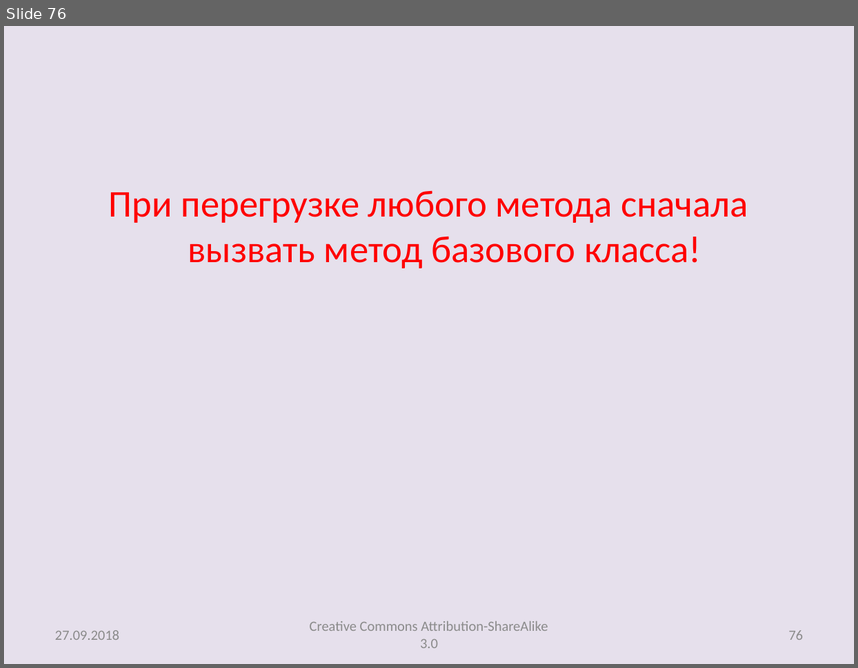
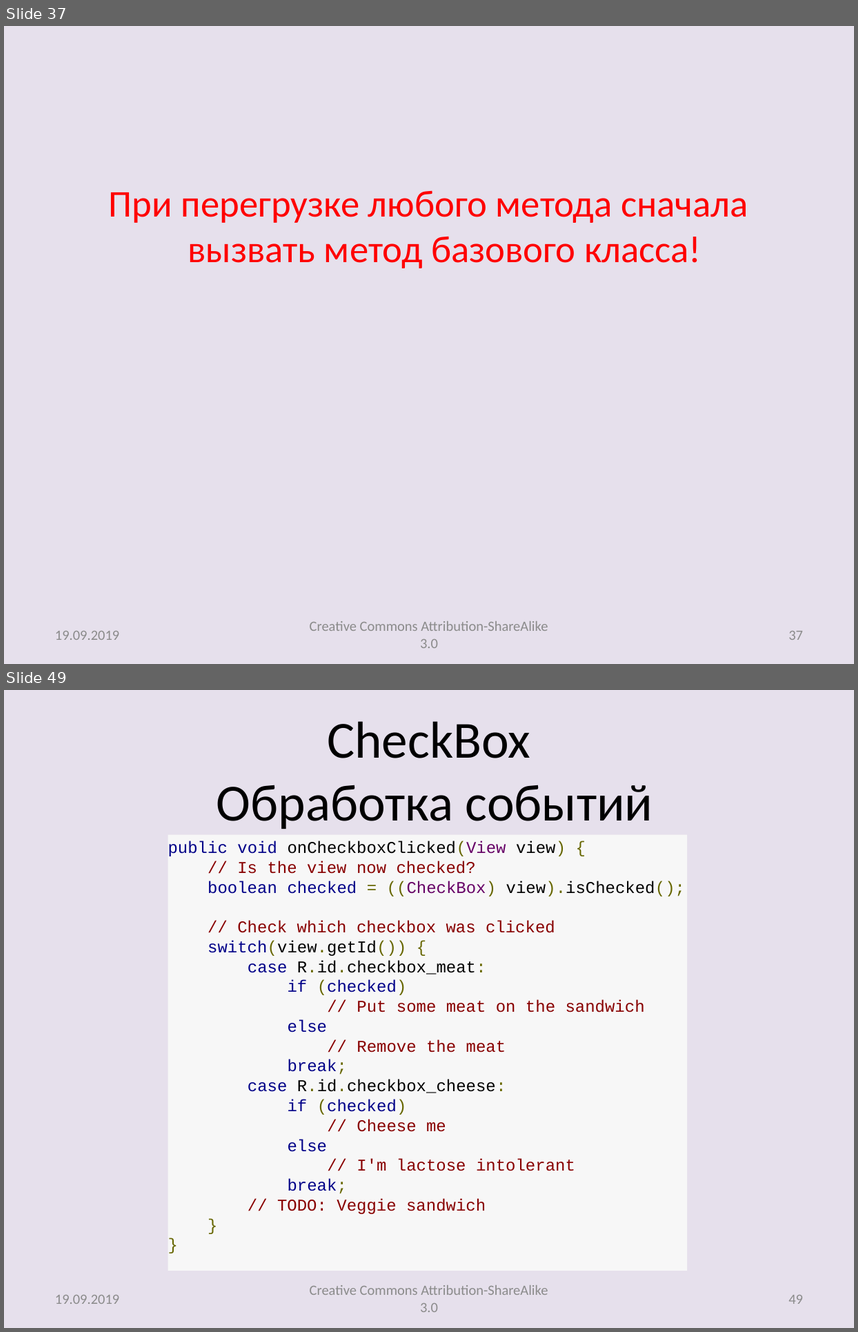
Before and after one commit to andrei-kuznetsov/android-lectures, a slide deck: lectures/Lecture003_AltRes_Activity.pptx. Shown one above the other, each under a label of ours: slide 76 before the commit, slides 37 and 49 after it; the slides between them are not shown. The pictures are 858x668 and 858x1332 pixels, drawn with LibreOffice and Linux fonts; fonts in the diff are those of the drawing. Boxes give left, top, right and bottom in pixels: in the first picture for what was removed or moved away, otherwise in the second. Text is boxed around its words. In the diff, an @@ line names an element or a change of style, - is before the commit and + after.

```diff
--- a/lectures/Lecture003_AltRes_Activity.pptx
+++ b/lectures/Lecture003_AltRes_Activity.pptx
@@ slide 49 added at [4, 690, 854, 1328], background #E6E0EC @@
@@ title added at [217, 721, 653, 829], 44 pt, text #000000 @@
+CheckBox
+Обработка событий
@@ rectangle added at [168, 834, 688, 1270], fill #F7F7F7, 14 pt, text #880000 @@
+public void onCheckboxClicked(View view) {
+// Is the view now checked?
+boolean checked = ((CheckBox) view).isChecked();
+// Check which checkbox was clicked
+switch(view.getId()) {
+case R.id.checkbox_meat:
+if (checked)
+// Put some meat on the sandwich
+else
+// Remove the meat
+break;
+case R.id.checkbox_cheese:
+if (checked)
+// Cheese me
+else
+// I'm lactose intolerant
+break;
+// TODO: Veggie sandwich
+}
+}
@@ text added at [310, 1285, 548, 1312], 12 pt, text #8C8C8C @@
+Creative Commons Attribution-ShareAlike 3.0
@@ text added at [55, 1294, 119, 1303], 12 pt, text #8C8C8C @@
+19.09.2019
@@ page number added at [789, 1294, 803, 1303], 12 pt, text #8C8C8C @@
+49
@@ what was slide 76 is now slide 37 @@
@@ slide 37 changed as well @@
@@ text at [55, 630, 119, 639]: text changed @@
-27.09.2018
+19.09.2019
@@ page number at [789, 630, 803, 639]: text changed @@
-76
+37
```
Also in this commit, not shown: 76 other slides changed, 16 other slides added, 2 other files.
